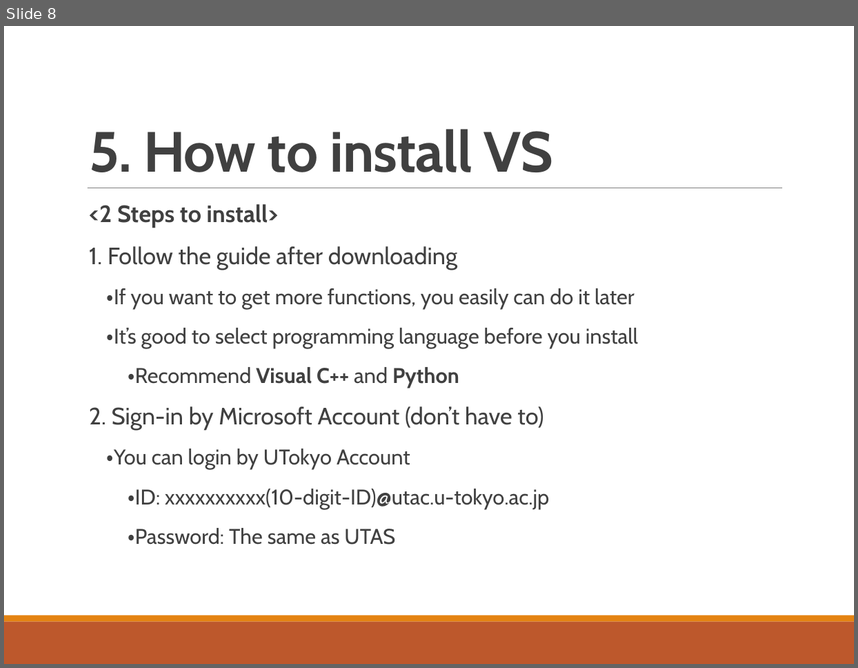
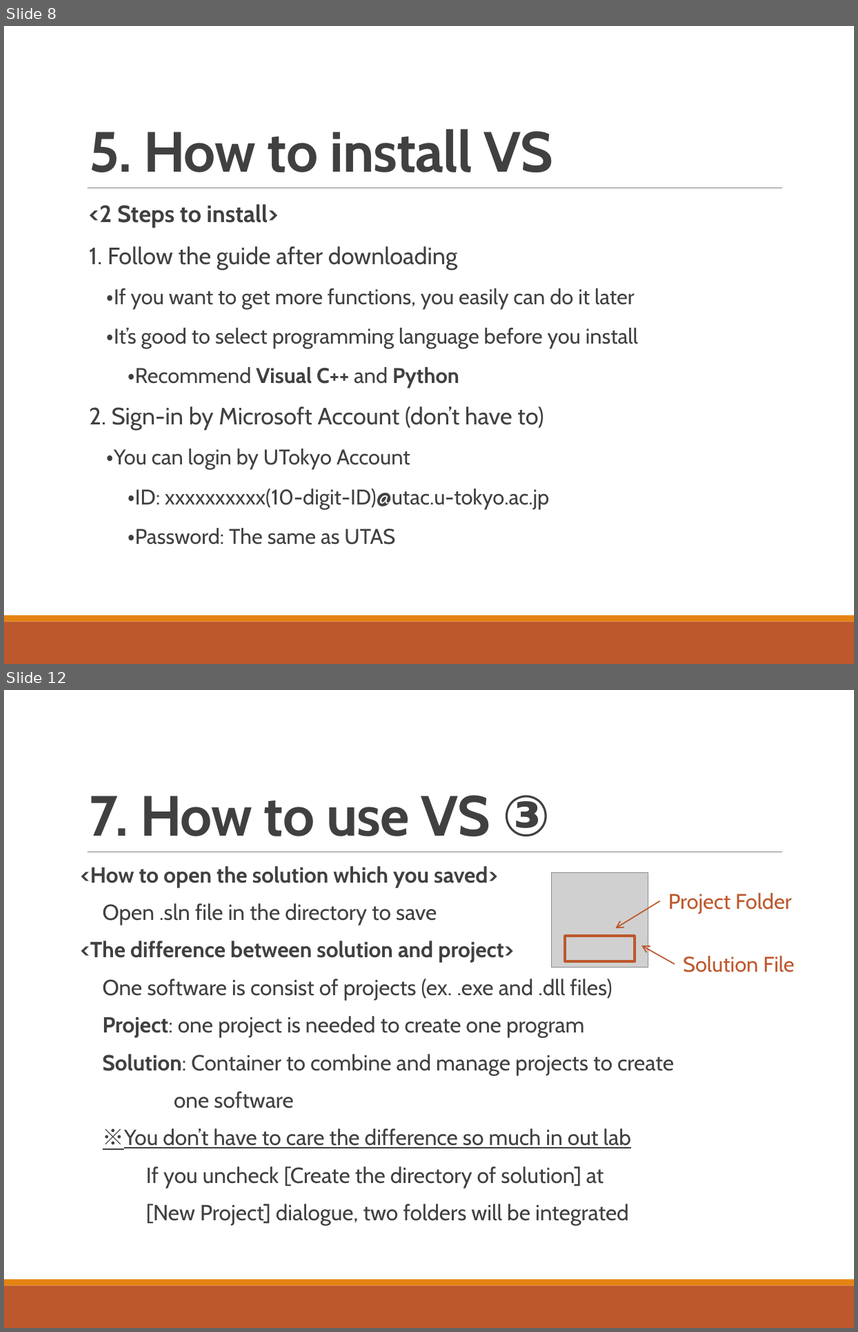
Before and after one commit to whcitizen/citizen-_task, a slide deck: 02_working/07_IDE/02_スライド/IDE&VS_20180508.pptx. Shown one above the other, each under a label of ours: slide 8 before the commit, slides 8 and 12 after it; the slides between them are not shown. The pictures are 858x668 and 858x1332 pixels, drawn with LibreOffice and Linux fonts; fonts in the diff are those of the drawing; grey boxes stand for pictures. Boxes give left, top, right and bottom in pixels: in the first picture for what was removed or moved away, otherwise in the second. Text is boxed around its words. In the diff, an @@ line names an element or a change of style, - is before the commit and + after.

```diff
--- a/02_working/07_IDE/02_スライド/IDE&VS_20180508.pptx
+++ b/02_working/07_IDE/02_スライド/IDE&VS_20180508.pptx
@@ slide 12 added at [4,690,854,1328], background #FFFFFF; not listed: 3 template elements that a slide beside it also shows @@
@@ title added at [89,795,550,836], 48 pt, text #404040, bold @@
+7. How to use VS ③
@@ text added at [81,866,674,1225], 18.5 pt, text #404040 @@
+<How to open the solution which you saved>
+Open .sln file in the directory to save
+<The difference between solution and project>
+One software is consist of projects (ex. .exe and .dll files)
+Project: one project is needed to create one program
+Solution: Container to combine and manage projects to create
+one software
+※You don’t have to care the difference so much in out lab
+If you uncheck [Create the directory of solution] at
+[New Project] dialogue, two folders will be integrated
@@ picture added at [551,873,648,967] @@
@@ text added at [668,893,792,914], 18 pt, text #BD582C @@
+Project Folder
@@ arrow added from (660, 901) to (615, 928), #BD582C 1 pt @@
@@ rectangle added at [565,936,635,961], outline #BD582C 2.25 pt @@
@@ arrow added from (675, 964) to (642, 945), #BD582C 1 pt @@
@@ text added at [683,956,794,972], 18 pt, text #BD582C @@
+Solution File
```
Also in this commit, not shown: 6 slides changed, 2 other slides added, 1 slide removed, 14 other files.
